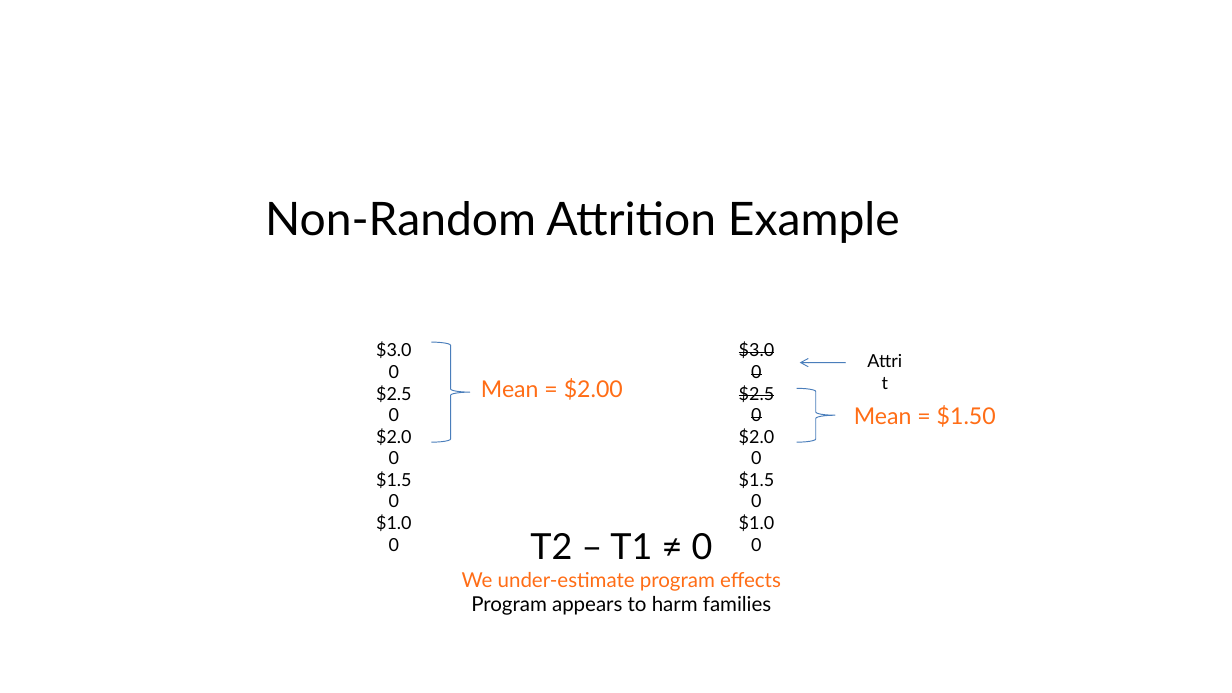
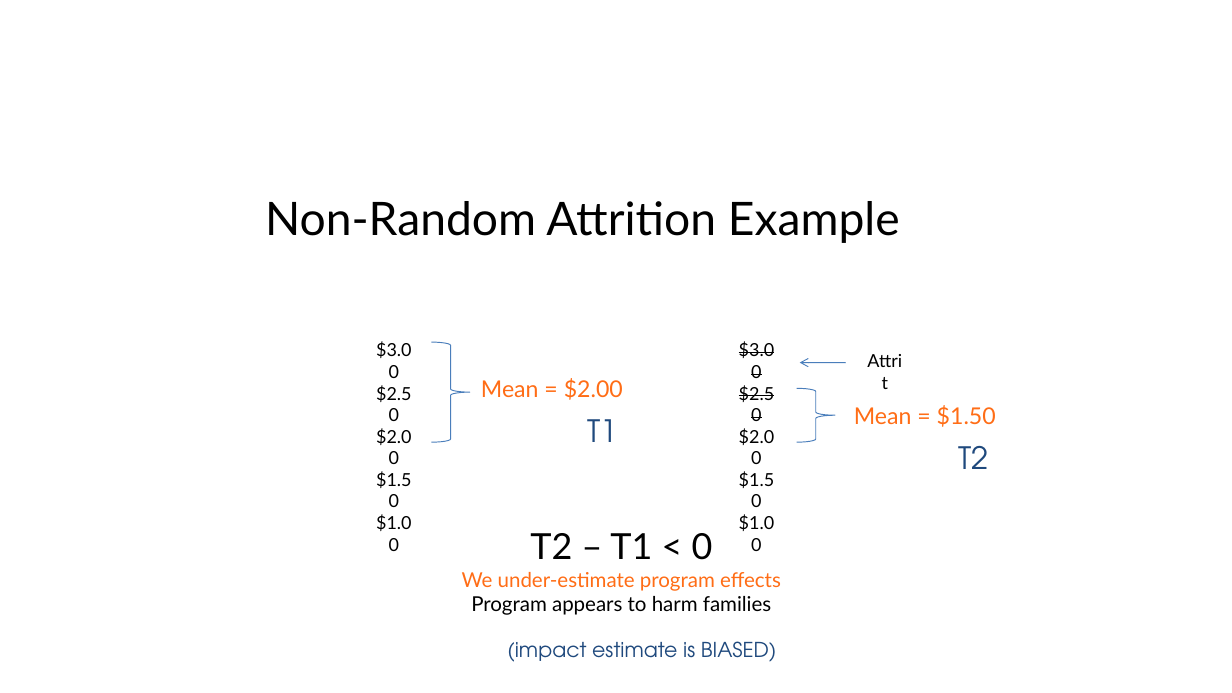
Before and after one commit to DS4PS/cpp-524-sum-2021, a slide deck: slide 27 of lectures/p-02-tests-for-cf-validity.pptx. Drawn at 1232x693 pixels with LibreOffice and Linux fonts; fonts in the diff are those of the drawing. Boxes give left, top, right and bottom in pixels: in the first picture for what was removed or moved away, otherwise in the second. Text is boxed around its words. In the diff, an @@ line names an element or a change of style, - is before the commit and + after.

```diff
--- a/lectures/p-02-tests-for-cf-validity.pptx
+++ b/lectures/p-02-tests-for-cf-validity.pptx
@@ text added at box(587, 419, 617, 442), 24 pt, text #1F497D @@
+T1
@@ text added at box(958, 446, 988, 469), 24 pt, text #1F497D @@
+T2
@@ text at box(530, 533, 761, 559): text changed @@
-T2 – T1 ≠ 0
+T2 – T1 < 0
@@ text added at box(507, 641, 776, 662), 16 pt, text #1F497D @@
+(impact estimate is BIASED)
```
Also in this commit, not shown: 8 other slides changed, 4 slides added, 1 other file.
